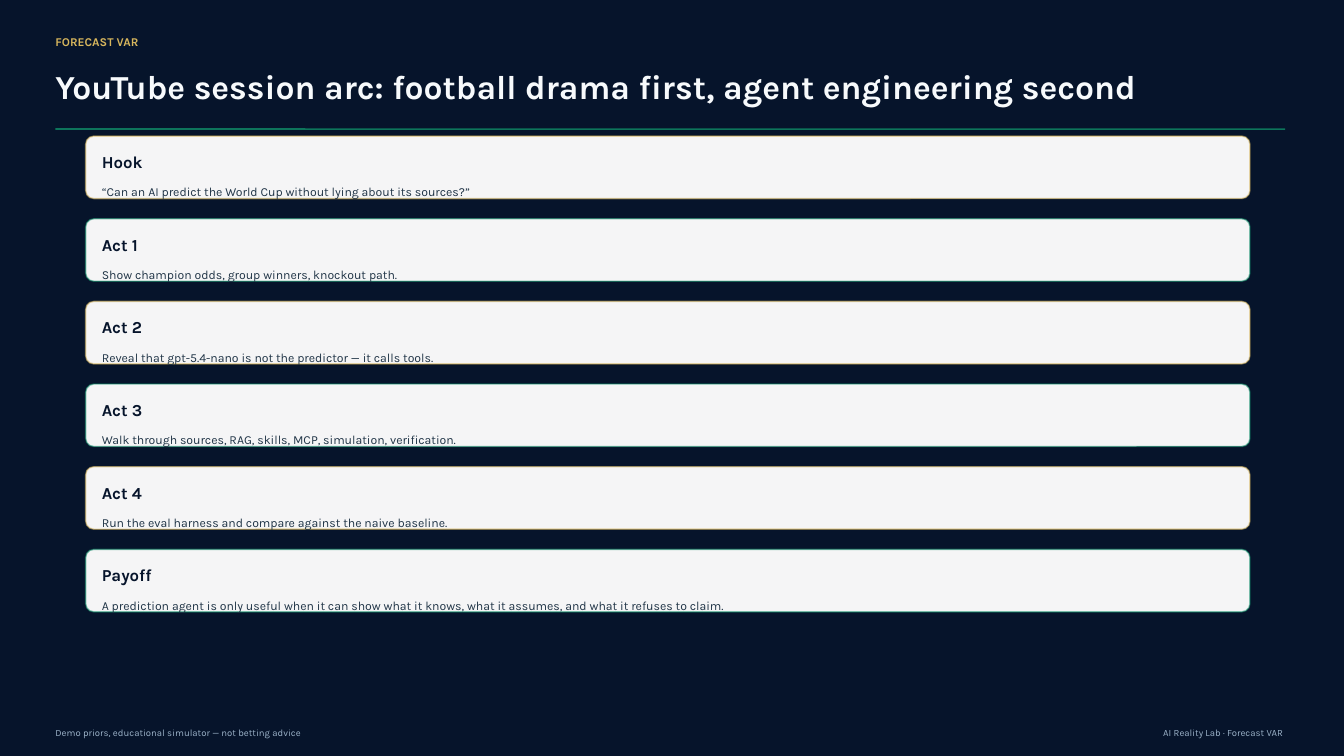
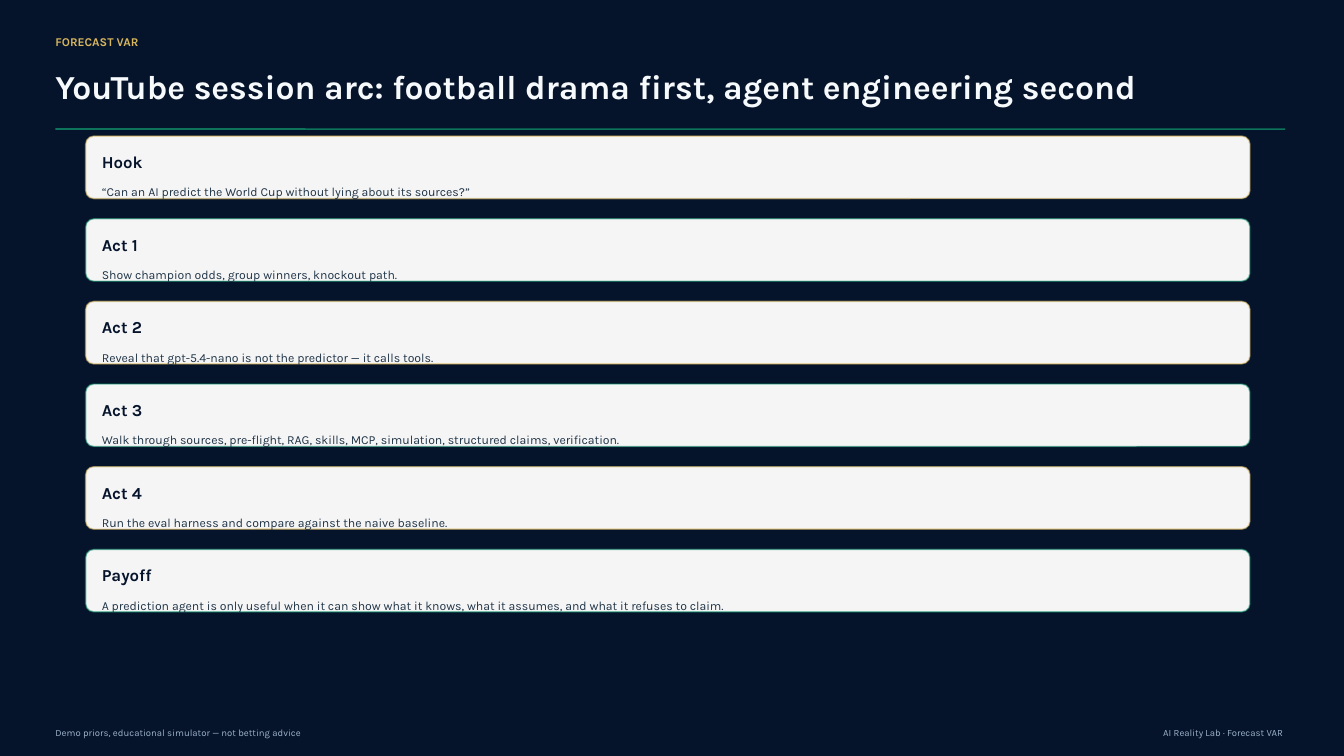
Before and after one commit to monaj07/ai-reality-lab, a slide deck: slide 24 of wc26-forecast-var-agent-episode2/deliverables/new_version/forecast_var_agent_engineering_deck.pptx. Drawn at 1344x756 pixels with LibreOffice and Linux fonts; fonts in the diff are those of the drawing; background and template pictures are left out. Boxes give left, top, right and bottom in pixels: in the first picture for what was removed or moved away, otherwise in the second. Text is boxed around its words. In the diff, an @@ line names an element or a change of style, - is before the commit and + after.

```diff
--- a/wc26-forecast-var-agent-episode2/deliverables/new_version/forecast_var_agent_engineering_deck.pptx
+++ b/wc26-forecast-var-agent-episode2/deliverables/new_version/forecast_var_agent_engineering_deck.pptx
@@ text at [102, 435, 619, 448]: text changed @@
-Walk through sources, RAG, skills, MCP, simulation, verification.
+Walk through sources, pre-flight, RAG, skills, MCP, simulation, structured claims, verification.
```
Also in this commit, not shown: 12 other slides changed.
